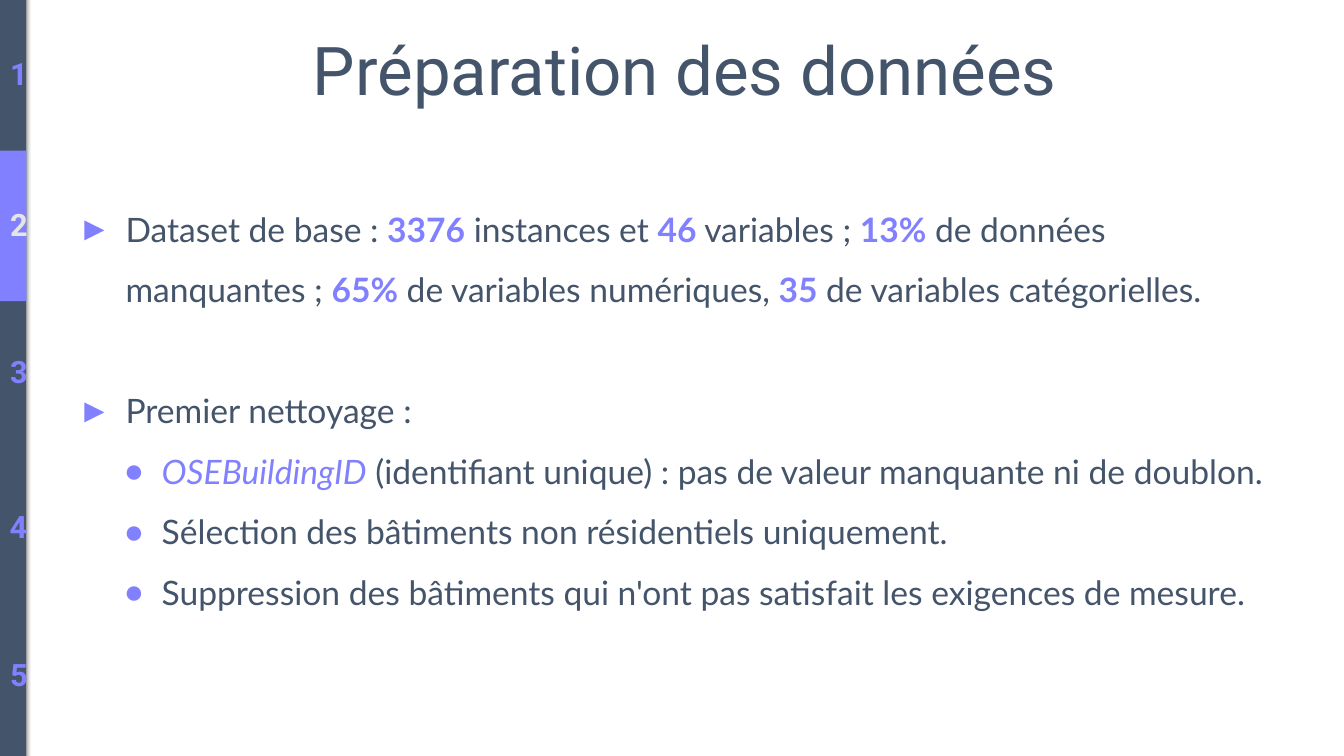
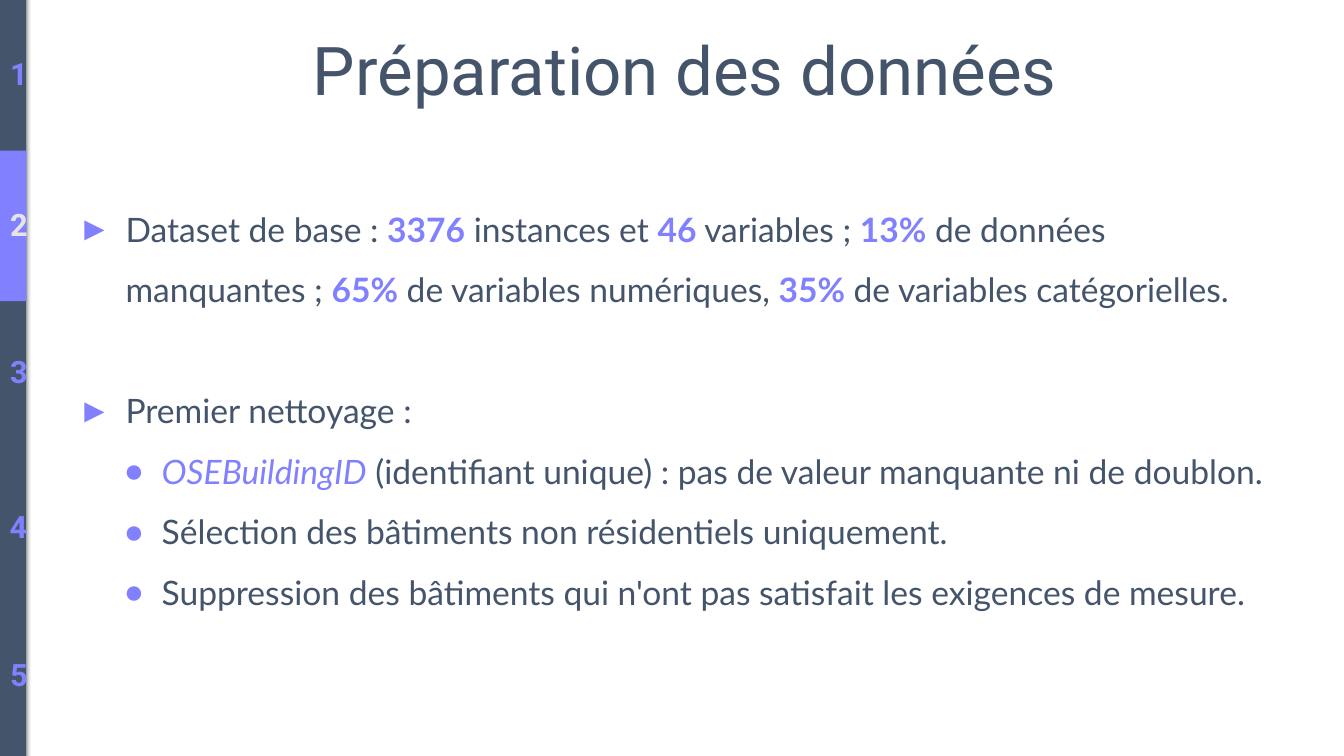
Before and after one commit to BiGHeaDMaX/Predire-Consommation-et-Emissions-de-Batiments, a slide deck: slide 6 of Présentation.pptx. Drawn at 1344x756 pixels with LibreOffice and Linux fonts; fonts in the diff are those of the drawing. Boxes give left, top, right and bottom in pixels: in the first picture for what was removed or moved away, otherwise in the second. Text is boxed around its words. In the diff, an @@ line names an element or a change of style, - is before the commit and + after.

```diff
--- a/Présentation.pptx
+++ b/Présentation.pptx
@@ text at (126,217,1229,308): text changed @@
-► Dataset de base : 3376 instances et 46 variables ; 13% de données manquantes ; 65% de variables numériques, 35 de variables catégorielles.
+► Dataset de base : 3376 instances et 46 variables ; 13% de données manquantes ; 65% de variables numériques, 35% de variables catégorielles.
```
Also in this commit, not shown: 8 other slides changed, 3 slides added.
